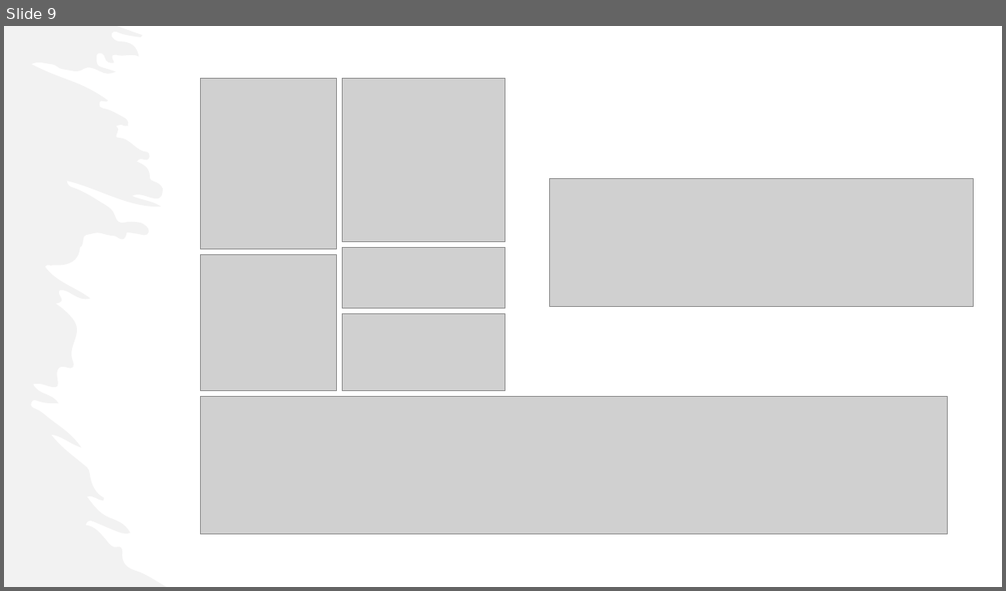
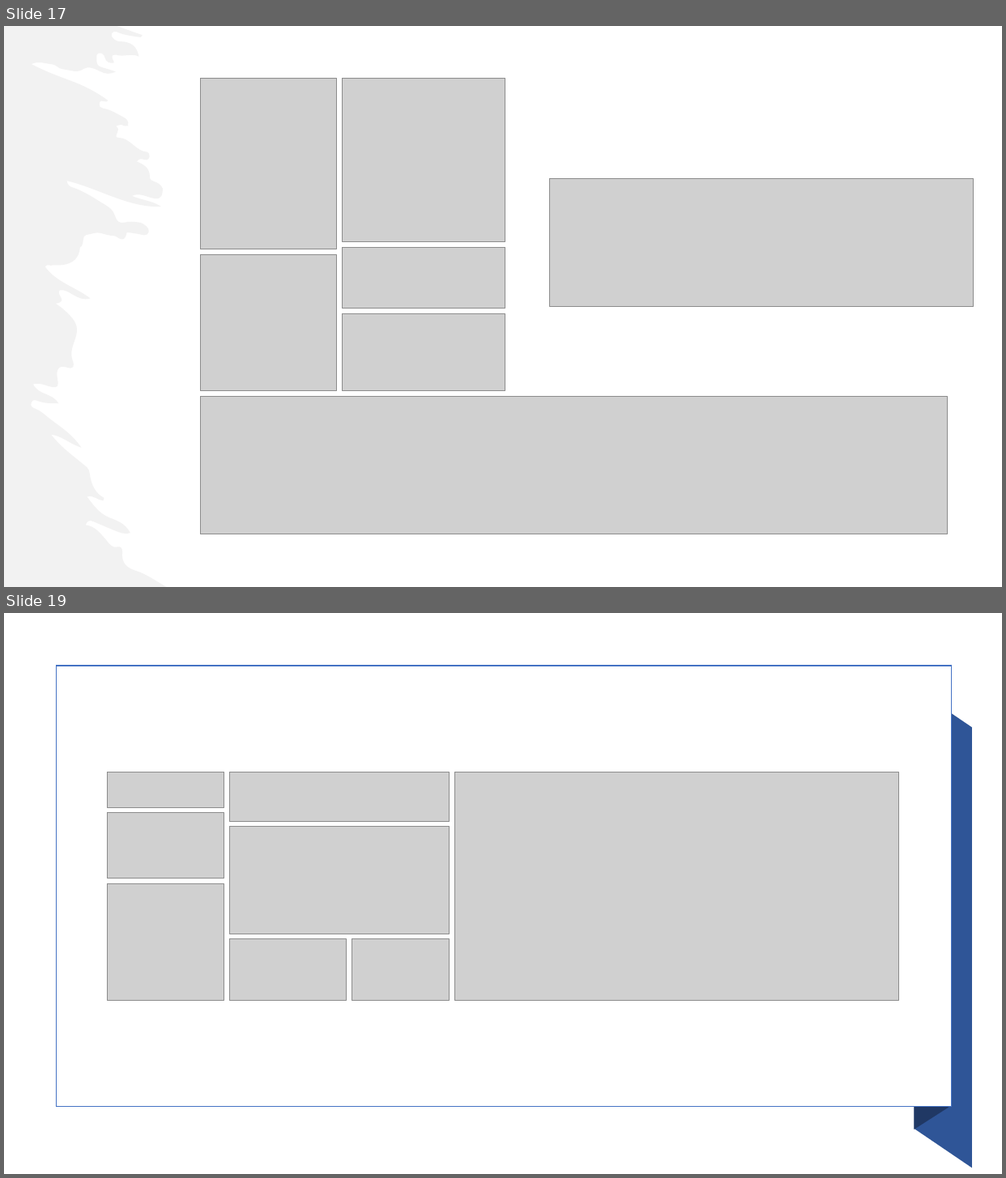
Before and after one commit to breinerbca99/portafolio1, a slide deck: src/assets/Tecnologias.pptx. Shown one above the other, each under a label of ours: slide 9 before the commit, slides 17 and 19 after it; the slides between them are not shown. The pictures are 1006x591 and 1006x1178 pixels, drawn with LibreOffice and Linux fonts; fonts in the diff are those of the drawing; grey boxes stand for pictures. Boxes give left, top, right and bottom in pixels: in the first picture for what was removed or moved away, otherwise in the second. Text is boxed around its words. In the diff, an @@ line names an element or a change of style, - is before the commit and + after.

```diff
--- a/src/assets/Tecnologias.pptx
+++ b/src/assets/Tecnologias.pptx
@@ slide 19 added at (4, 613, 1002, 1174), background #FFFFFF @@
@@ rectangle added at (57, 666, 952, 1107), fill #FFFFFF, outline #4472C4 1 pt @@
@@ freeform shape added at (914, 666, 948, 1130), fill #203864 @@
@@ freeform shape added at (914, 688, 972, 1168), fill #2F5597 @@
@@ picture added at (108, 772, 224, 807) @@
@@ picture added at (229, 772, 450, 821) @@
@@ picture added at (454, 772, 898, 1000) @@
@@ picture added at (108, 813, 224, 878) @@
@@ picture added at (229, 827, 450, 934) @@
@@ picture added at (108, 884, 224, 1001) @@
@@ picture added at (229, 939, 346, 1001) @@
@@ picture added at (352, 939, 450, 1001) @@
@@ what was slide 9 is now slide 17 @@
```
Also in this commit, not shown: 11 other slides added, 2 slides removed.
